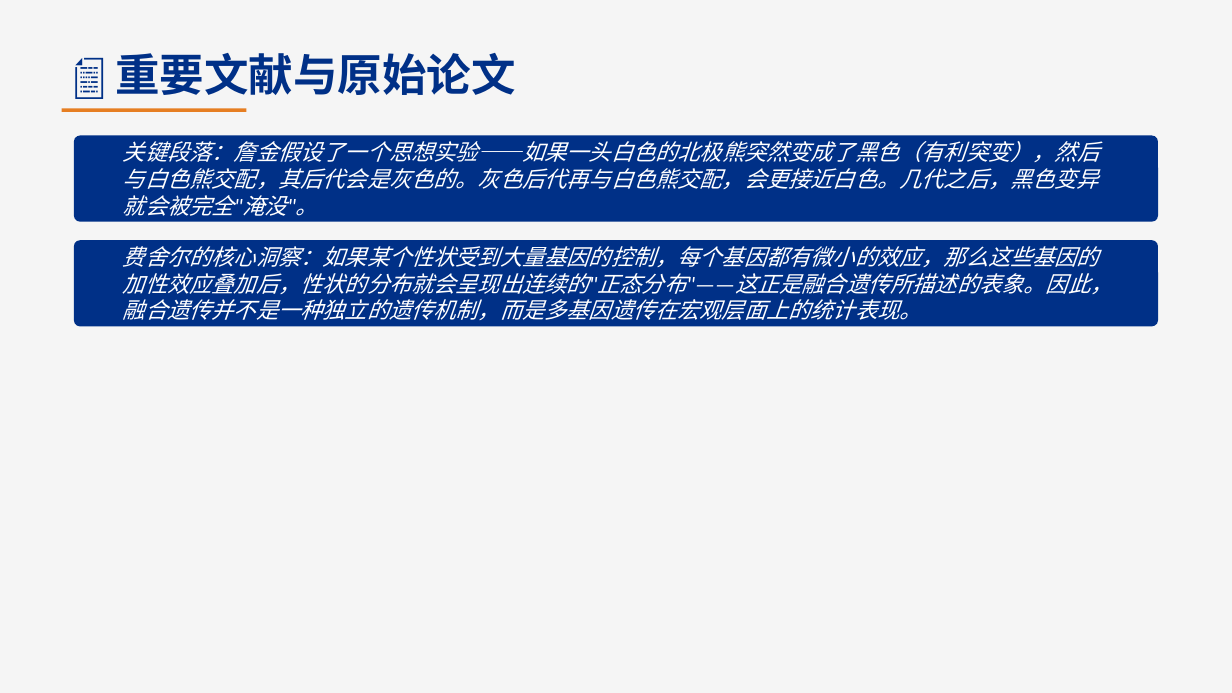
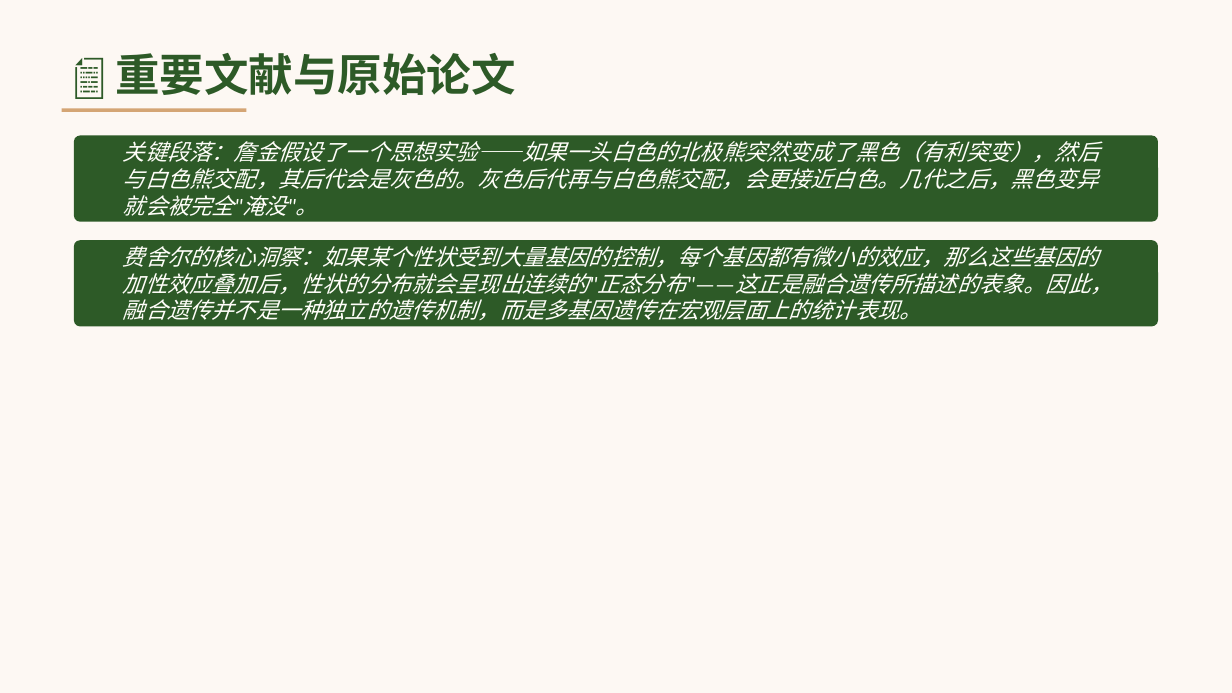
Before and after one commit to lijianguoa/genetics-learning-100-days, a slide deck: slide 6 of ppt/2026-05-12_genetics_day003.pptx. Drawn at 1232x693 pixels with LibreOffice and Linux fonts; fonts in the diff are those of the drawing. Boxes give left, top, right and bottom in pixels: in the first picture for what was removed or moved away, otherwise in the second. Text is boxed around its words. In the diff, an @@ line names an element or a change of style, - is before the commit and + after.

Commit message:
Regenerate Day3 PPT (Forest & Moss style)

```diff
--- a/ppt/2026-05-12_genetics_day003.pptx
+++ b/ppt/2026-05-12_genetics_day003.pptx
@@ background #F5F5F5 to #FDF8F3 @@
@@ text "📄 重要文献与原始论文" at bbox=[115, 53, 516, 95]: text colour #003087 to #2D5A27 @@
@@ rectangle at bbox=[62, 108, 246, 112]: fill #E67E22 to #D4A574 @@
@@ rounded rectangle at bbox=[74, 136, 1158, 222]: fill #003087 to #2D5A27 @@
@@ text "关键段落：詹金假设了一个思想实验——如果一头白色的北极熊突然变成了黑色（有利突变），然后与白色熊交配，其后代会是灰色的。 ..." at bbox=[123, 141, 1099, 216]: text colour #FFFFFF to #FFFEF9 @@
@@ rounded rectangle at bbox=[74, 240, 1158, 326]: fill #003087 to #2D5A27 @@
@@ text "费舍尔的核心洞察：如果某个性状受到大量基因的控制，每个基因都有微小的效应，那么这些基因的加性效应叠加后，性状的分布就会呈 ..." at bbox=[123, 246, 1112, 320]: text colour #FFFFFF to #FFFEF9 @@
```
Also in this commit, not shown: 11 other slides changed.
